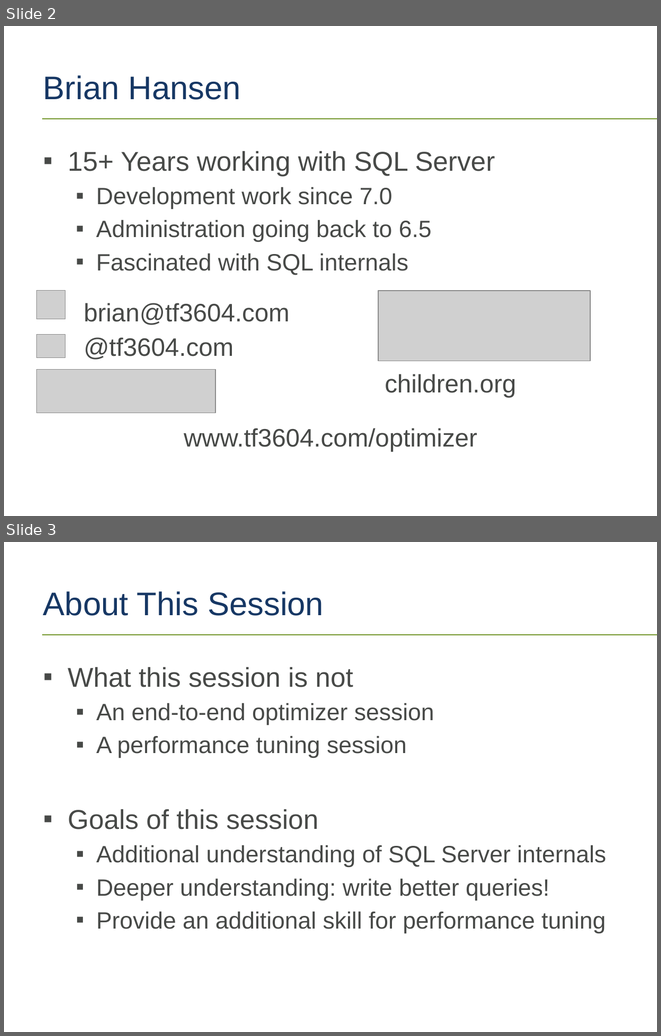
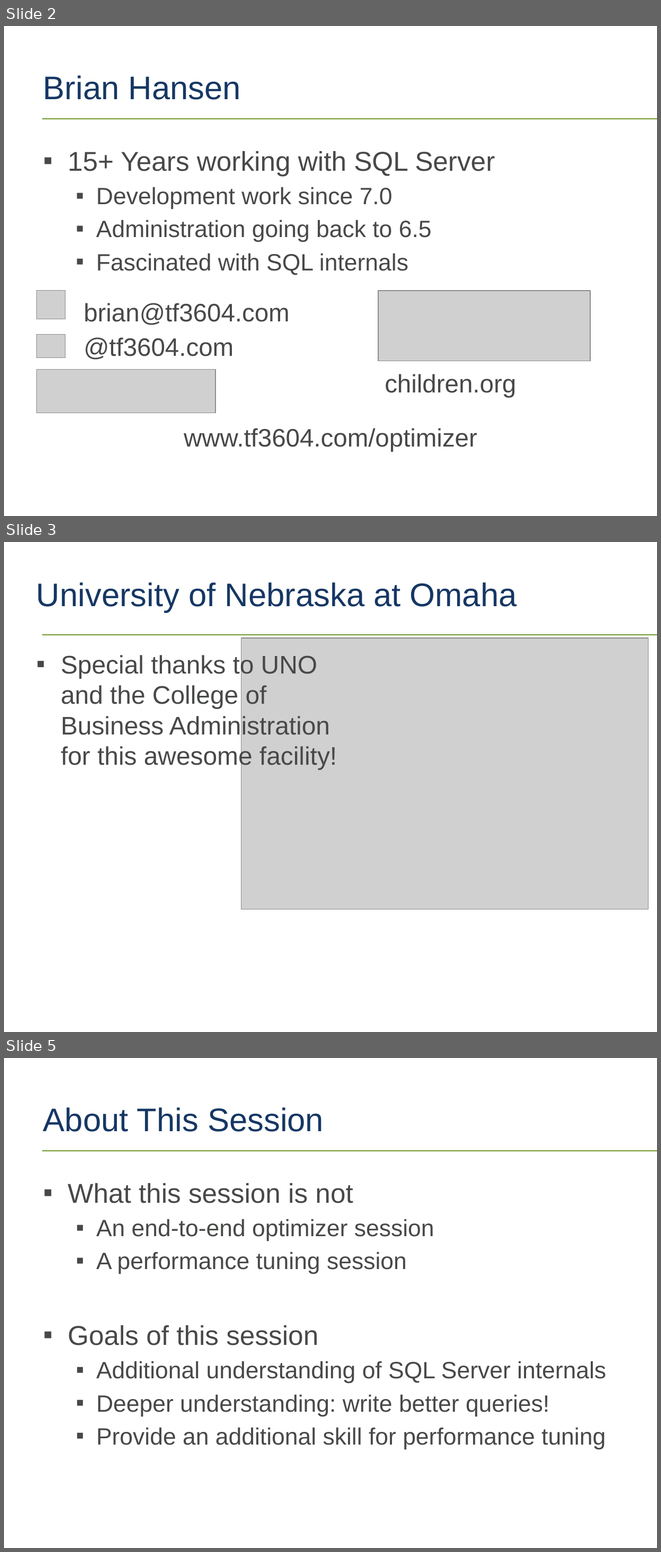
Before and after one commit to tf3604/OptimizerPresentation, a slide deck: Optimizer.pptx. Shown one above the other, each under a label of ours: slides 2 and 3 before the commit, slides 2, 3 and 5 after it; the slides between them are not shown. The pictures are 661x1036 and 661x1552 pixels, drawn with LibreOffice and Linux fonts; fonts in the diff are those of the drawing; grey boxes stand for pictures; background and template pictures are left out. Boxes give left, top, right and bottom in pixels: in the first picture for what was removed or moved away, otherwise in the second. Text is boxed around its words. In the diff, an @@ line names an element or a change of style, - is before the commit and + after.

Commit message:
Add Omaha-specific slides.

```diff
--- a/Optimizer.pptx
+++ b/Optimizer.pptx
@@ slide 3 added at box(4, 542, 657, 1032), background #FFFFFF; not listed: 1 template element that a slide beside it also shows @@
@@ title added at box(36, 582, 517, 612), 36 pt, text #163764 @@
+University of Nebraska at Omaha
@@ picture added at box(241, 638, 648, 909) @@
@@ text added at box(61, 653, 337, 769), 28 pt, text #474947 @@
+▪ Special thanks to UNO and the College of Business Administration for this awesome facility!
@@ what was slide 3 is now slide 5 @@
```
Also in this commit, not shown: 1 other slide added.
